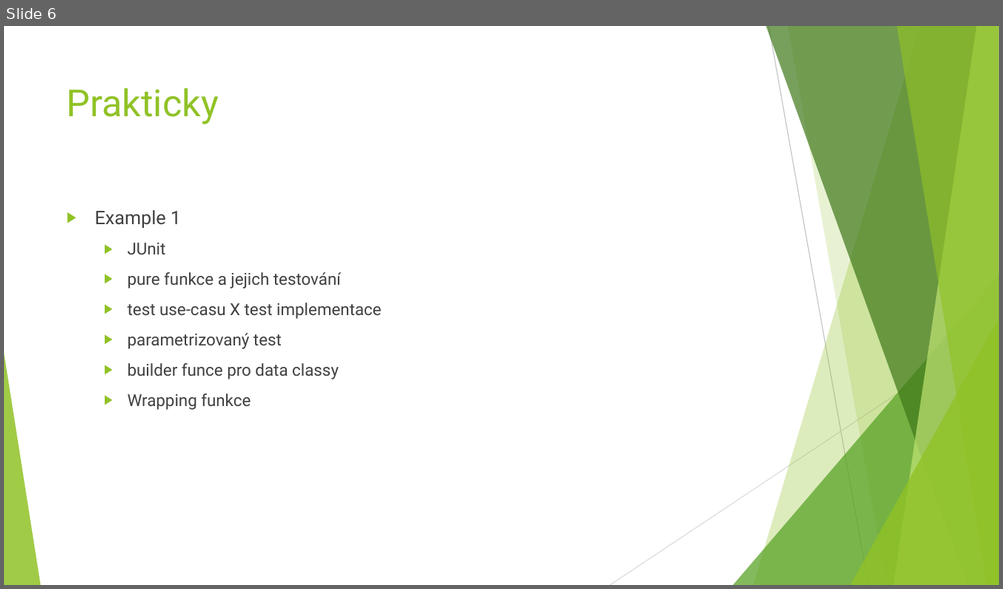
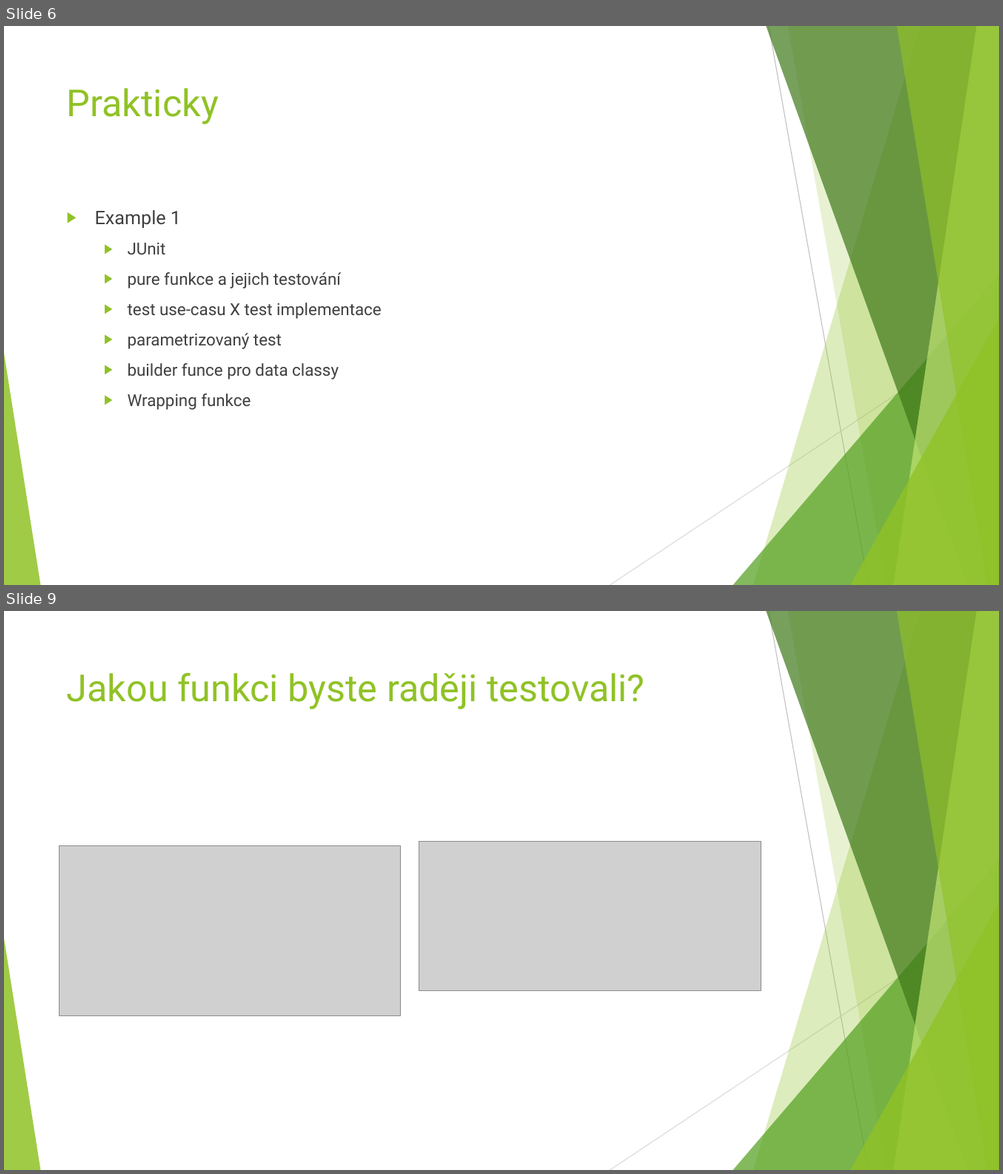
Before and after one commit to linhartJ/about-testing, a slide deck: doc/unit-testing-prezentace.pptx. Shown one above the other, each under a label of ours: slide 6 before the commit, slides 6 and 9 after it; the slides between them are not shown. The pictures are 1003x589 and 1003x1174 pixels, drawn with LibreOffice and Linux fonts; fonts in the diff are those of the drawing; grey boxes stand for pictures. Boxes give left, top, right and bottom in pixels: in the first picture for what was removed or moved away, otherwise in the second. Text is boxed around its words. In the diff, an @@ line names an element or a change of style, - is before the commit and + after.

```diff
--- a/doc/unit-testing-prezentace.pptx
+++ b/doc/unit-testing-prezentace.pptx
@@ slide 9 added at bbox=[4, 611, 999, 1170], background #FFFFFF; not listed: 10 template elements that a slide beside it also shows @@
@@ title added at bbox=[67, 672, 644, 709], 36 pt, text #90C226 @@
+Jakou funkci byste raději testovali?
@@ picture added at bbox=[60, 846, 401, 1017] @@
@@ picture added at bbox=[419, 842, 760, 991] @@
```
Also in this commit, not shown: 4 other slides added, 5 other files.
